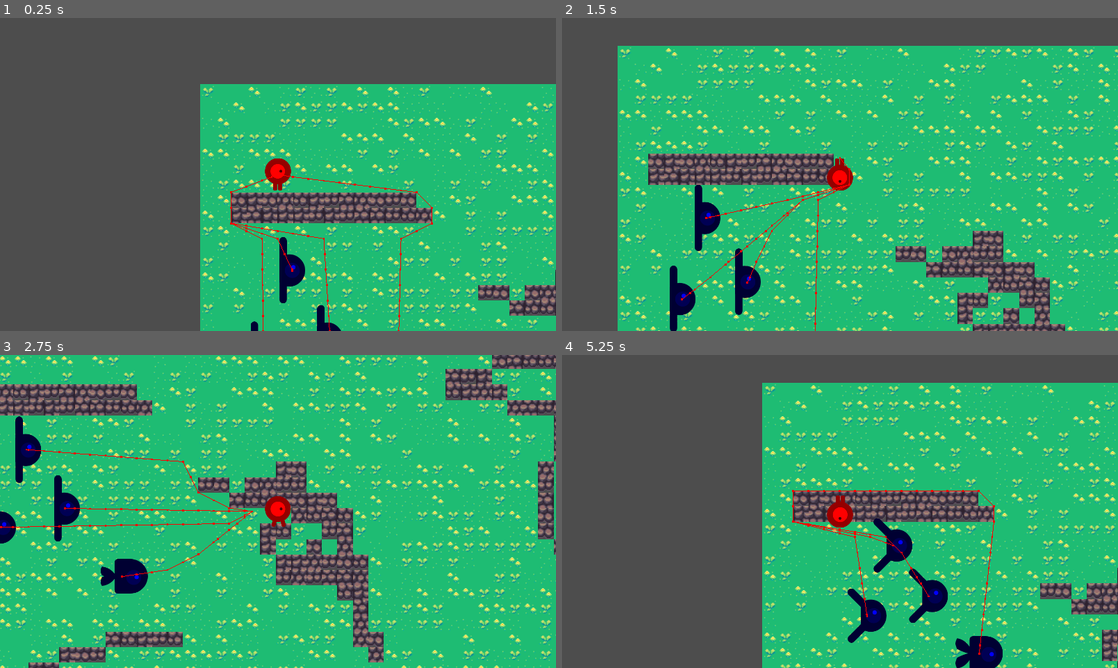
Above: before the commit, frames 1-4 (two rows, left to right).
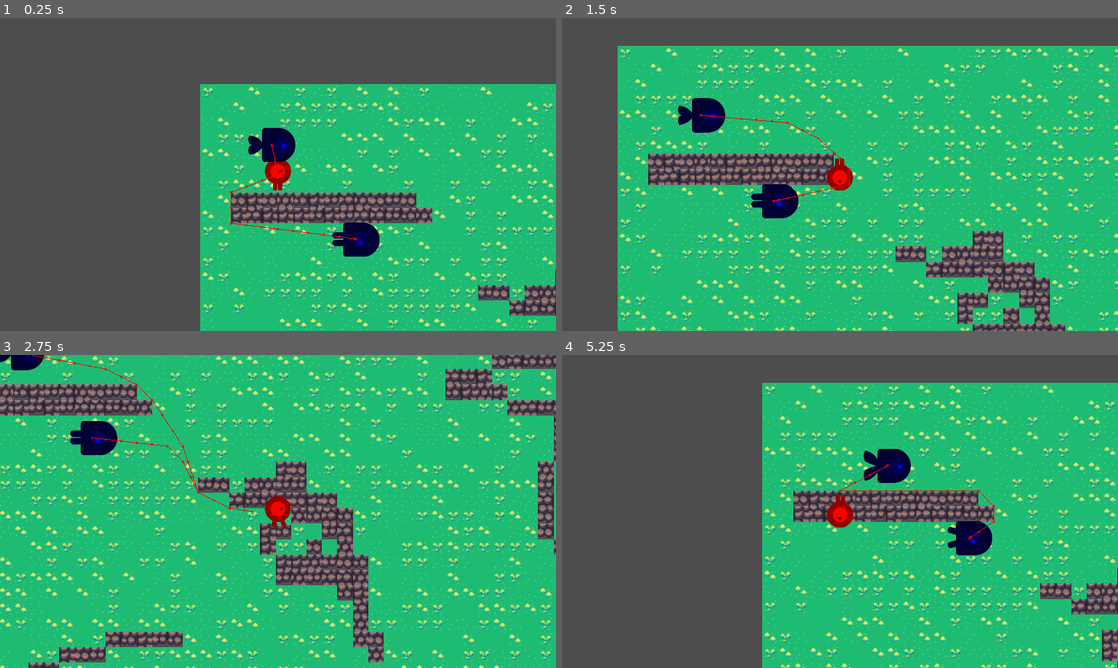
Above: after the commit, the same moments.

Repository: actuallyfrank/project-battlefield
Game: Godot game, scene res://scenes/Main.tscn
Same seed, same stepped clock (60 frames per second), same inputs: the game is played once before the commit and once after it. Before the commit the project starts from res://actors/Main.tscn.
Inputs:
- Up to frame 1 (0.25 s): no input
- Up to frame 2 (1.5 s): hold Right (move_right) 0.53-1.28 s; hold Down (move_down) from 1.28 s (still down)
- Up to frame 3 (2.75 s): release Down (move_down) at 2.03 s; hold Right (move_right) from 2.03 s (still down)
- Up to frame 4 (5.25 s): release Right (move_right) at 2.78 s; hold Up (move_up) 2.78-3.53 s; hold Left (move_left) 3.53-5.03 s; hold Down (move_down) from 5.03 s (still down)

The runs differ from the first frame. In frame 1, 2.5% of the frame differs, in the area x 41-78%, y 35-100%; in frame 2, 3.4%; in frame 3, 3.5%; in frame 4, 4.2%, in the area x 41-80%, y 30-100%.

Commit message:
chore: rename and restructure files
Signed-off-by: Frank Hartman <actuallyfrank@pm.me>

Diff:
--- a/actors/Team.tscn
+++ /dev/null
@@ -1,6 +0,0 @@
-[gd_scene load_steps=2 format=3 uid="uid://xmyl3kitr57i"]
-
-[ext_resource type="Script" path="res://actors/team.gd" id="1_30xtv"]
-
-[node name="Team" type="Node2D"]
-script = ExtResource("1_30xtv")
--- a/project.godot
+++ b/project.godot
@@ -11,7 +11,7 @@
 [application]
 
 config/name="battlefield"
-run/main_scene="res://actors/Main.tscn"
+run/main_scene="res://scenes/Main.tscn"
 config/features=PackedStringArray("4.2", "Mobile")
 config/icon="res://icon.svg"
 
--- a/actors/Main.tscn
+++ b/scenes/Main.tscn
@@ -1,11 +1,74 @@
-[gd_scene load_steps=20 format=3 uid="uid://nxfhepak18cv"]
-
-[ext_resource type="Script" path="res://actors/main.gd" id="1_sn1ky"]
-[ext_resource type="PackedScene" uid="uid://lvbpba0wh0ut" path="res://actors/Soldier.tscn" id="2_5casl"]
+[gd_scene load_steps=33 format=3 uid="uid://nxfhepak18cv"]
+
+[ext_resource type="Script" path="res://scenes/main.gd" id="1_sn1ky"]
+[ext_resource type="PackedScene" uid="uid://d3cjje873lnfc" path="res://scenes/Soldier.tscn" id="2_5casl"]
+[ext_resource type="Script" path="res://scenes/soldier.gd" id="2_bhdvf"]
 [ext_resource type="Texture2D" uid="uid://di10ghvg4p3pu" path="res://art/obstacle.png" id="3_p0aiv"]
-[ext_resource type="PackedScene" uid="uid://dvdtdj1y8t544" path="res://actors/Player.tscn" id="3_uhjch"]
+[ext_resource type="Texture2D" uid="uid://dd45ioeer750b" path="res://art/enemyFlyingAlt_1.png" id="3_t516h"]
+[ext_resource type="Texture2D" uid="uid://dptx8jowau6ng" path="res://art/enemyFlyingAlt_2.png" id="4_lh4jq"]
 [ext_resource type="Texture2D" uid="uid://b3ip70rkhaa27" path="res://art/path_start.png" id="4_xnaq0"]
 [ext_resource type="Texture2D" uid="uid://djtrg0hpbex7i" path="res://art/Solaria Demo Update 01.png" id="5_6euxx"]
+[ext_resource type="Texture2D" uid="uid://c6s328y6qy53b" path="res://art/enemySwimming_1.png" id="5_8try5"]
+[ext_resource type="Texture2D" uid="uid://cpvl2miig1lko" path="res://art/enemySwimming_2.png" id="6_cx6qw"]
+[ext_resource type="Texture2D" uid="uid://cn054phjus4rl" path="res://art/enemyWalking_1.png" id="7_e7gtw"]
+[ext_resource type="Texture2D" uid="uid://ckc87no0bpdb3" path="res://art/enemyWalking_2.png" id="8_fhela"]
+[ext_resource type="Script" path="res://scenes/soldier_sprite.gd" id="9_eyk1d"]
+[ext_resource type="PackedScene" uid="uid://xmyl3kitr57i" path="res://scenes/components/TeamComponent.tscn" id="10_gp1to"]
+[ext_resource type="Script" path="res://scenes/ai.gd" id="11_1dpec"]
+[ext_resource type="PackedScene" uid="uid://dvdtdj1y8t544" path="res://scenes/player.tscn" id="15_7r13i"]
+
+[sub_resource type="SpriteFrames" id="SpriteFrames_gkx8l"]
+animations = [{
+"frames": [{
+"duration": 1.0,
+"texture": ExtResource("3_t516h")
+}, {
+"duration": 1.0,
+"texture": ExtResource("4_lh4jq")
+}],
+"loop": true,
+"name": &"fly",
+"speed": 3.0
+}, {
+"frames": [{
+"duration": 1.0,
+"texture": ExtResource("5_8try5")
+}, {
+"duration": 1.0,
+"texture": ExtResource("6_cx6qw")
+}],
+"loop": true,
+"name": &"swim",
+"speed": 3.0
+}, {
+"frames": [{
+"duration": 1.0,
+"texture": ExtResource("7_e7gtw")
+}, {
+"duration": 1.0,
+"texture": ExtResource("8_fhela")
+}],
+"loop": true,
+"name": &"walk",
+"speed": 3.0
+}]
+
+[sub_resource type="CapsuleShape2D" id="CapsuleShape2D_2p77u"]
+radius = 34.0
+height = 82.0
+
+[sub_resource type="PackedScene" id="PackedScene_c2dqd"]
+_bundled = {
+"conn_count": 1,
+"conns": PackedInt32Array(1073741830, 1073741831, 35, 36, 2, 0, 0),
+"editable_instances": [],
+"names": PackedStringArray("Soldier", "CharacterBody2D", "position", "motion_mode", "wall_min_slide_angle", "script", "metadata/_edit_group_", "AnimatedSprite2D", "AnimatedSprite2D", "scale", "sprite_frames", "animation", "frame_progress", "script", "team", "CollisionShape2D", "CollisionShape2D", "rotation", "shape", "Team", "team", "AI", "Node2D", "script", "speed", "actor", "Timer", "Timer", "wait_time", "autostart", "NavigationAgent2D", "NavigationAgent2D", "avoidance_enabled", "debug_enabled", "debug_path_custom_color", "timeout", "_on_timer_timeout"),
+"node_count": 7,
+"node_paths": [NodePath("."), NodePath("."), NodePath("."), NodePath("."), NodePath("./AI"), NodePath("./AI"), NodePath("AI/Timer"), NodePath("AI")],
+"nodes": PackedInt32Array(-1, -1, 1, 0, -1, 5, 2, 0, 3, 1, 4, 2, 5, 3, 6, 4, 0, 1073741824, 0, 8, 7, -1, 6, 9, 5, 10, 6, 11, 7, 12, 8, 13, 9, 1073741838, 10, 0, 1073741825, 0, 16, 15, -1, 2, 17, 11, 18, 12, 0, 1073741826, 0, 2147483647, 19, 13, 1, 20, 14, 0, 1073741827, 0, 22, 21, -1, 3, 23, 15, 24, 16, 1073741849, 17, 0, 1073741828, 0, 27, 26, -1, 2, 28, 18, 29, 19, 0, 1073741829, 0, 31, 30, -1, 3, 32, 20, 33, 21, 34, 22, 0),
+"variants": [Vector2(148, 125), 1, 0.0, ExtResource("2_bhdvf"), true, Vector2(0.74, 0.74), SubResource("SpriteFrames_gkx8l"), &"fly", 0.907162, ExtResource("9_eyk1d"), NodePath("../Team"), -1.5708, SubResource("CapsuleShape2D_2p77u"), ExtResource("10_gp1to"), 1, ExtResource("11_1dpec"), 30.0, NodePath(".."), 0.2, true, true, true, Color(1, 0, 1, 1)],
+"version": 3
+}
 
 [sub_resource type="TileSetAtlasSource" id="TileSetAtlasSource_4avcj"]
 texture = ExtResource("3_p0aiv")
@@ -1282,7 +1345,7 @@
 
 [node name="Main" type="Node"]
 script = ExtResource("1_sn1ky")
-mob_scene = ExtResource("2_5casl")
+mob_scene = SubResource("PackedScene_c2dqd")
 
 [node name="TileMap" type="TileMap" parent="."]
 scale = Vector2(2, 2)
@@ -1290,25 +1353,16 @@
 format = 2
 layer_0/tile_data = PackedInt32Array(0, 393220, 0, 65536, 327684, 0, 131072, 327684, 1, 196608, 327684, 0, 262144, 3932 …(87377 unchanged characters)…
 
-[node name="Player" parent="." instance=ExtResource("3_uhjch")]
-
-[node name="Enemy" parent="." node_paths=PackedStringArray("player") instance=ExtResource("2_5casl")]
-position = Vector2(191, 386)
-player = NodePath("../Player")
+[node name="Player" parent="." instance=ExtResource("15_7r13i")]
 
 [node name="StartPosition" type="Marker2D" parent="."]
 position = Vector2(252, 245)
 
-[node name="Enemy2" parent="." node_paths=PackedStringArray("player") instance=ExtResource("2_5casl")]
-position = Vector2(131, 561)
+[node name="Soldier" parent="." node_paths=PackedStringArray("player") instance=ExtResource("2_5casl")]
 player = NodePath("../Player")
 
-[node name="Enemy3" parent="." node_paths=PackedStringArray("player") instance=ExtResource("2_5casl")]
-position = Vector2(269, 527)
+[node name="Soldier2" parent="." node_paths=PackedStringArray("player") instance=ExtResource("2_5casl")]
+position = Vector2(296, 250)
 player = NodePath("../Player")
 
-[node name="Enemy4" parent="." node_paths=PackedStringArray("player") instance=ExtResource("2_5casl")]
-position = Vector2(407, 689)
-player = NodePath("../Player")
-
 [connection signal="hit" from="Player" to="." method="game_over"]
--- a/actors/Player.tscn
+++ b/scenes/Player.tscn
@@ -1,12 +1,13 @@
-[gd_scene load_steps=10 format=3 uid="uid://dvdtdj1y8t544"]
+[gd_scene load_steps=11 format=3 uid="uid://dvdtdj1y8t544"]
 
-[ext_resource type="Script" path="res://actors/player.gd" id="1_c63en"]
+[ext_resource type="Script" path="res://scenes/player.gd" id="1_c63en"]
 [ext_resource type="Texture2D" uid="uid://c78lt4xdv7151" path="res://art/playerGrey_up1.png" id="2_6mq3w"]
-[ext_resource type="PackedScene" uid="uid://xmyl3kitr57i" path="res://actors/Team.tscn" id="2_gymdj"]
+[ext_resource type="PackedScene" uid="uid://xmyl3kitr57i" path="res://scenes/components/TeamComponent.tscn" id="2_gymdj"]
 [ext_resource type="Texture2D" uid="uid://dgvtatx2i8rbo" path="res://art/playerGrey_up2.png" id="3_7u1kb"]
 [ext_resource type="Texture2D" uid="uid://dcjf4b11v0pow" path="res://art/playerGrey_walk1.png" id="4_dsb61"]
 [ext_resource type="Texture2D" uid="uid://cr7qbwaxjw4fh" path="res://art/playerGrey_walk2.png" id="5_ycn73"]
-[ext_resource type="Script" path="res://actors/soldier_sprite.gd" id="7_vxvsv"]
+[ext_resource type="Script" path="res://scenes/soldier_sprite.gd" id="7_vxvsv"]
+[ext_resource type="PackedScene" uid="uid://dlg4jxu0tf3gn" path="res://scenes/components/HealthComponent.tscn" id="8_kam60"]
 
 [sub_resource type="SpriteFrames" id="SpriteFrames_ihcm0"]
 animations = [{
@@ -57,4 +58,6 @@
 
 [node name="Camera2D" type="Camera2D" parent="."]
 
+[node name="HealthComponent" parent="." instance=ExtResource("8_kam60")]
+
 [connection signal="body_entered" from="." to="." method="_on_body_entered"]
--- /dev/null
+++ b/scenes/components/HealthComponent.tscn
@@ -0,0 +1,6 @@
+[gd_scene load_steps=2 format=3 uid="uid://dlg4jxu0tf3gn"]
+
+[ext_resource type="Script" path="res://scenes/components/health_component.gd" id="1_vwirc"]
+
+[node name="HealthComponent" type="Node2D"]
+script = ExtResource("1_vwirc")
--- /dev/null
+++ b/scenes/components/TeamComponent.tscn
@@ -0,0 +1,6 @@
+[gd_scene load_steps=2 format=3 uid="uid://xmyl3kitr57i"]
+
+[ext_resource type="Script" path="res://scenes/components/team_component.gd" id="1_a8muu"]
+
+[node name="TeamComponent" type="Node2D"]
+script = ExtResource("1_a8muu")
--- /dev/null
+++ b/scenes/components/health_component.gd
@@ -0,0 +1,11 @@
+extends Node2D
+
+class_name HealthComponent
+
+@export var MaxHealth = 100
+var Health = MaxHealth
+
+func hit (damage: int) -> void:
+    Health -= damage
+
+    print("Health: ", Health)
--- a/actors/Soldier.tscn
+++ b/scenes/soldier.tscn
@@ -1,15 +1,16 @@
-[gd_scene load_steps=13 format=3 uid="uid://lvbpba0wh0ut"]
+[gd_scene load_steps=14 format=3 uid="uid://d3cjje873lnfc"]
 
-[ext_resource type="Script" path="res://actors/soldier.gd" id="1_81x50"]
+[ext_resource type="Script" path="res://scenes/soldier.gd" id="1_81x50"]
 [ext_resource type="Texture2D" uid="uid://dd45ioeer750b" path="res://art/enemyFlyingAlt_1.png" id="1_anlxk"]
 [ext_resource type="Texture2D" uid="uid://dptx8jowau6ng" path="res://art/enemyFlyingAlt_2.png" id="2_llesk"]
 [ext_resource type="Texture2D" uid="uid://c6s328y6qy53b" path="res://art/enemySwimming_1.png" id="3_b1iev"]
 [ext_resource type="Texture2D" uid="uid://cpvl2miig1lko" path="res://art/enemySwimming_2.png" id="4_8ol0o"]
 [ext_resource type="Texture2D" uid="uid://cn054phjus4rl" path="res://art/enemyWalking_1.png" id="5_q7fth"]
 [ext_resource type="Texture2D" uid="uid://ckc87no0bpdb3" path="res://art/enemyWalking_2.png" id="6_rtjjg"]
-[ext_resource type="Script" path="res://actors/soldier_sprite.gd" id="8_pv0x3"]
-[ext_resource type="PackedScene" uid="uid://xmyl3kitr57i" path="res://actors/Team.tscn" id="9_h1icw"]
-[ext_resource type="Script" path="res://actors/ai.gd" id="10_v8xur"]
+[ext_resource type="Script" path="res://scenes/soldier_sprite.gd" id="8_pv0x3"]
+[ext_resource type="PackedScene" uid="uid://xmyl3kitr57i" path="res://scenes/components/TeamComponent.tscn" id="9_h1icw"]
+[ext_resource type="Script" path="res://scenes/ai.gd" id="10_v8xur"]
+[ext_resource type="PackedScene" uid="uid://dlg4jxu0tf3gn" path="res://scenes/components/HealthComponent.tscn" id="11_l1oc7"]
 
 [sub_resource type="SpriteFrames" id="SpriteFrames_gkx8l"]
 animations = [{
@@ -87,4 +88,6 @@
 debug_enabled = true
 debug_path_custom_color = Color(1, 0, 1, 1)
 
+[node name="HealthComponent" parent="." instance=ExtResource("11_l1oc7")]
+
 [connection signal="timeout" from="AI/Timer" to="AI" method="_on_timer_timeout"]
Renamed: actors/ai.gd -> scenes/ai.gd
Renamed: actors/team.gd -> scenes/components/team_component.gd
Renamed: actors/main.gd -> scenes/main.gd
Renamed: actors/player.gd -> scenes/player.gd
Renamed: actors/soldier.gd -> scenes/soldier.gd
Renamed: actors/soldier_sprite.gd -> scenes/soldier_sprite.gd
